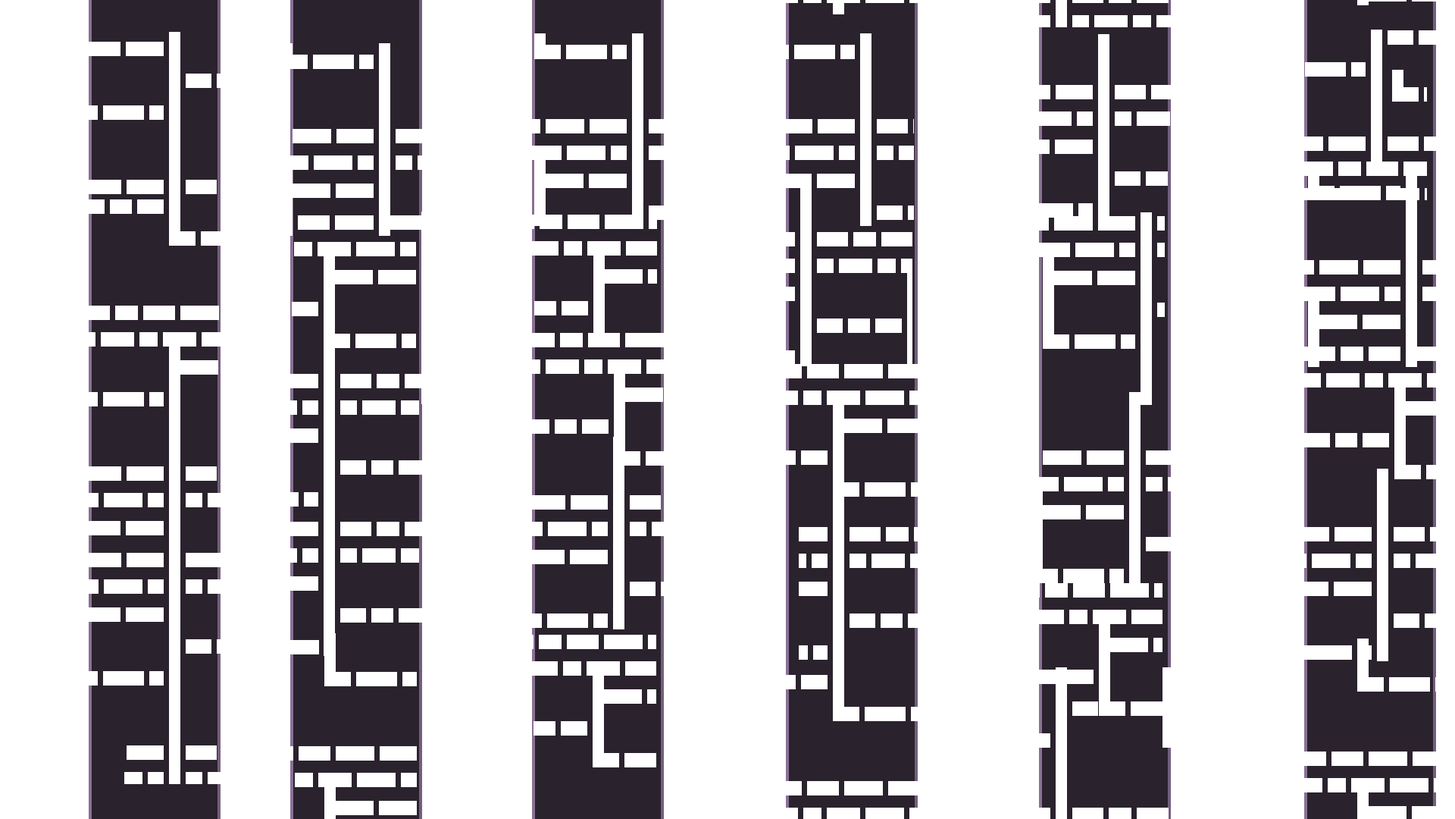
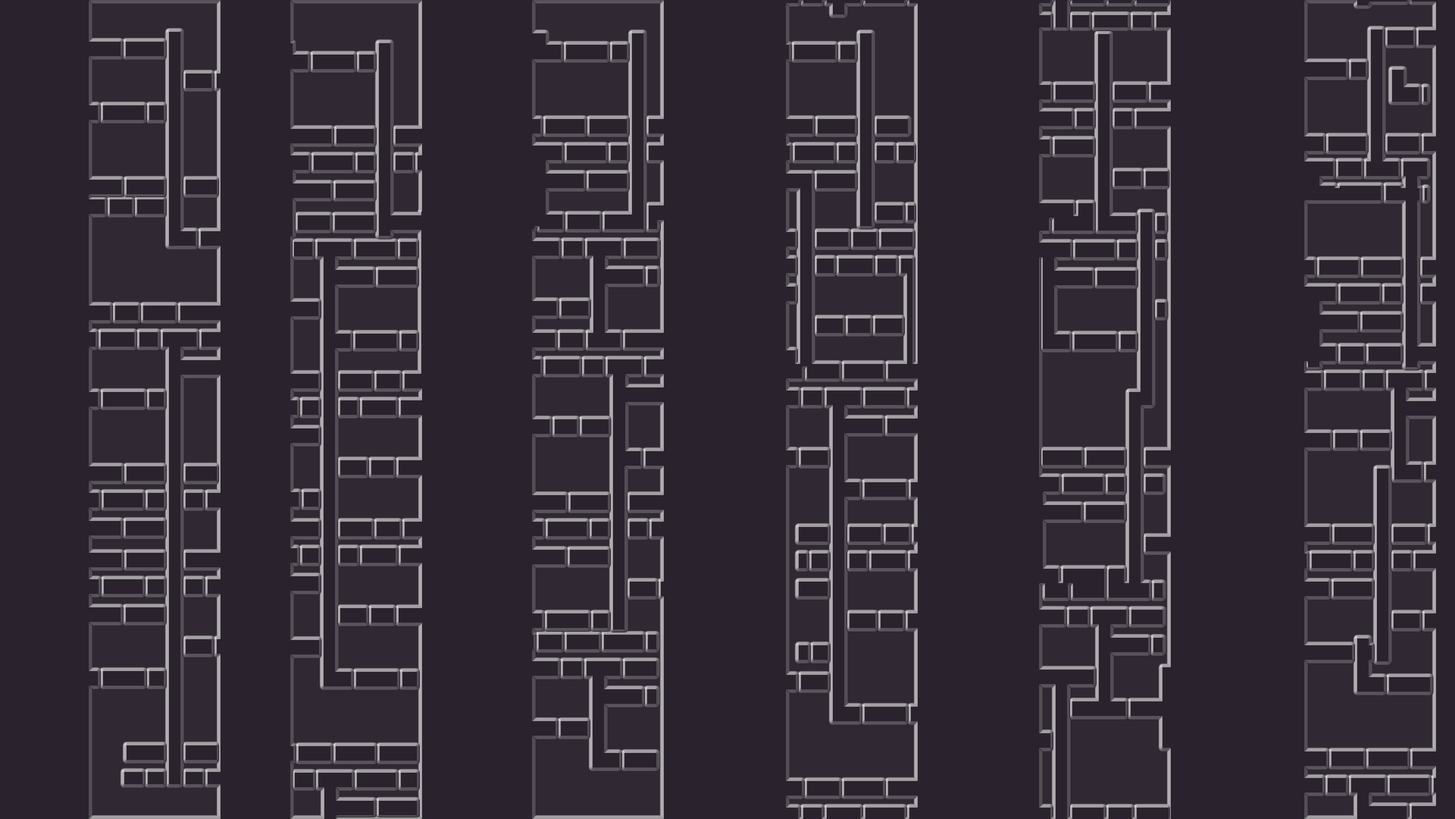
Two versions of the same layered image (w=1455, h=819). Layer-by-layer changes:
removed layer "רקע" over [88, 0, 1437, 819]
added layer "שכבה #1" (screen) above "שכבה #2" over [0, 0, 1455, 819]
added layer "שכבה #2" above "רקע #3" over [88, 0, 1437, 819]
